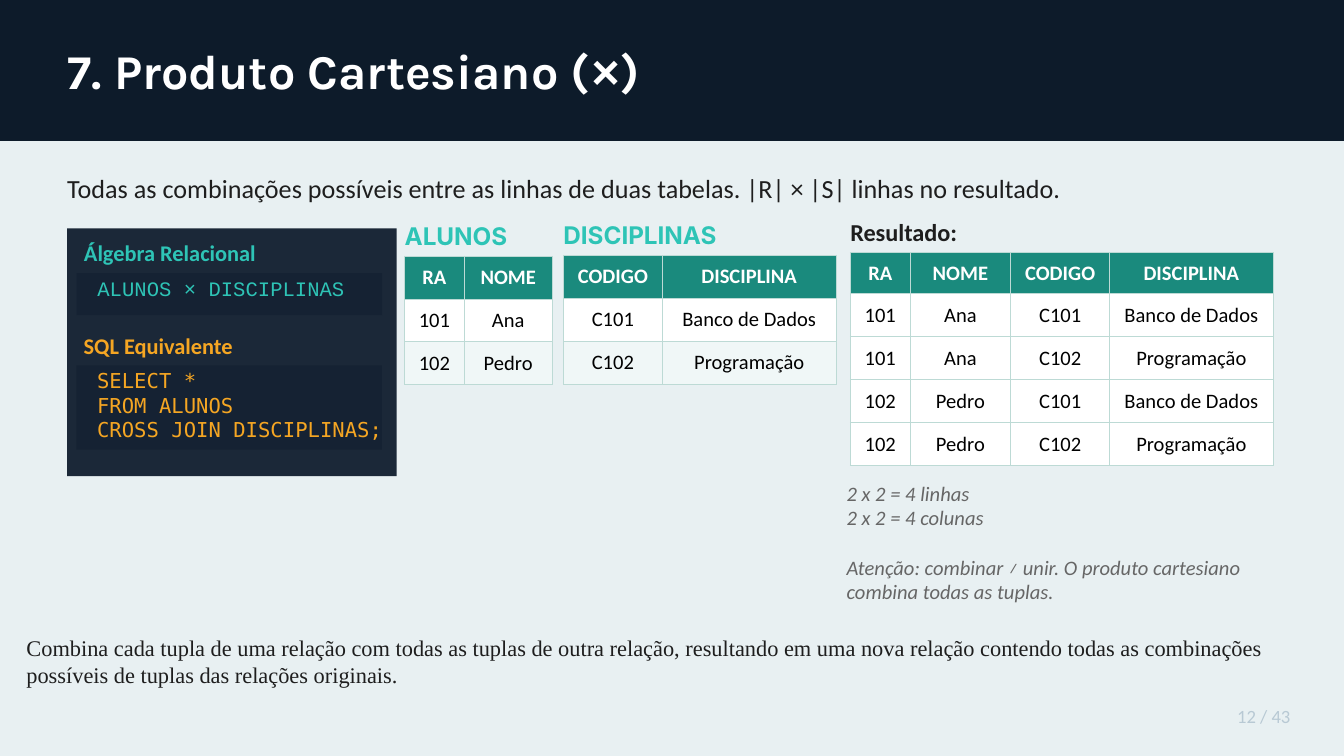
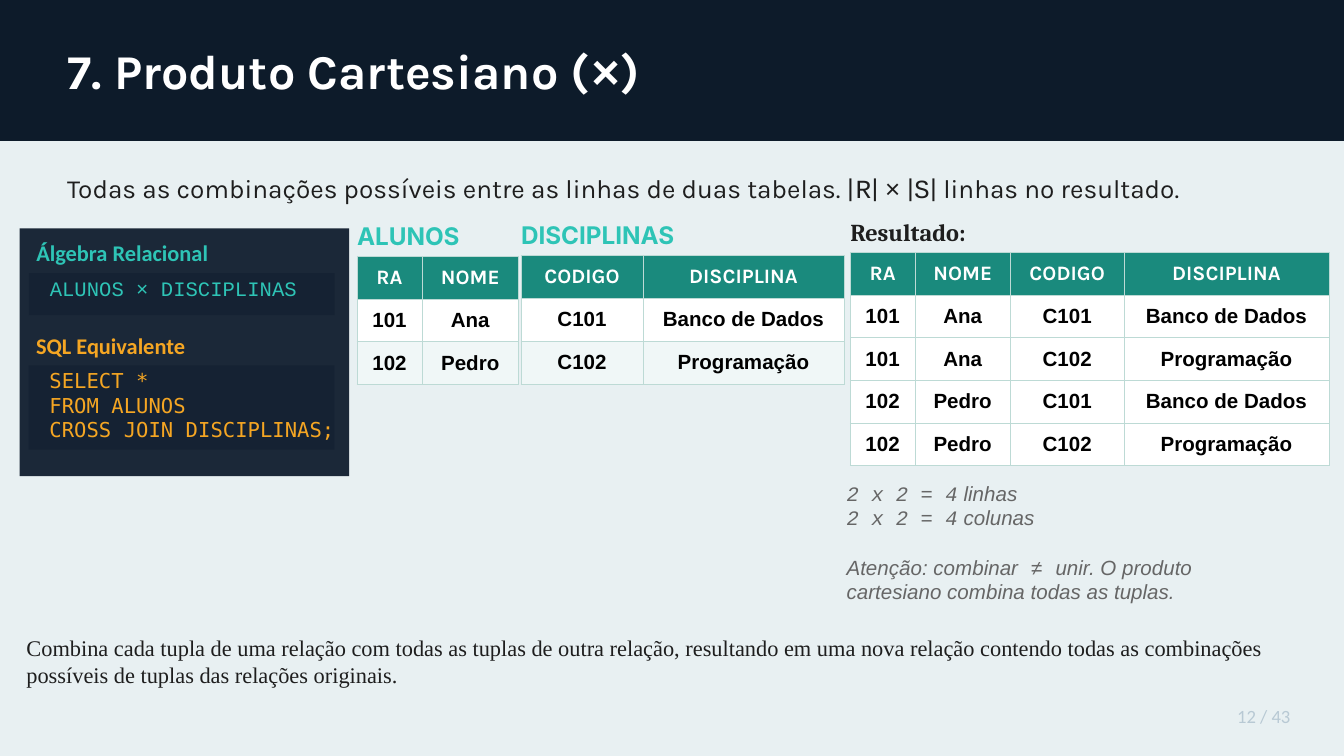
Before and after one commit to patrickaraujo/disc_BD, a slide deck: slide 14 of ARQ09/Bloco1/Algebra_Relacional_Teoria_e_Exercicios_v2.odp. Drawn at 1344x756 pixels with LibreOffice and Linux fonts; fonts in the diff are those of the drawing. Boxes give left, top, right and bottom in pixels: in the first picture for what was removed or moved away, otherwise in the second. Text is boxed around its words. In the diff, an @@ line names an element or a change of style, - is before the commit and + after.

```diff
--- a/ARQ09/Bloco1/Algebra_Relacional_Teoria_e_Exercicios_v2.odp
+++ b/ARQ09/Bloco1/Algebra_Relacional_Teoria_e_Exercicios_v2.odp
@@ text "Todas as combinações possíveis entre ..." at bbox=[67, 178, 1179, 204]: font Calibri to Karla; font Calibri to Courier New in "|R| × |S|" @@
@@ 4 texts, 1 rectangle: place and size @@
-4 texts, 1 rectangle at bbox=[67, 227, 507, 476]
+4 texts, 1 rectangle at bbox=[20, 227, 459, 476]
@@ text "Álgebra Relacional": place and size @@
-text "Álgebra Relacional" at bbox=[84, 243, 255, 265]
+text "Álgebra Relacional" at bbox=[36, 243, 208, 265]
@@ text "DISCIPLINAS": place and size @@
-text "DISCIPLINAS" at bbox=[563, 226, 716, 245]
+text "DISCIPLINAS" at bbox=[521, 226, 674, 245]
@@ text "Resultado:" at bbox=[850, 224, 965, 241]: font Calibri to Cambria @@
@@ table at bbox=[358, 255, 519, 384] @@
@@ font Calibri to Karla in "RA", "NOME" @@
@@ font Calibri to Arial, bold on in "101", "Ana", "102", "Pedro" @@
@@ table: place and size @@
-table at bbox=[405, 255, 552, 384]
+table at bbox=[358, 255, 519, 384]
@@ table at bbox=[521, 255, 845, 384] @@
@@ font Calibri to Karla in "CODIGO", "DISCIPLINA" @@
@@ font Calibri to Arial, bold on in "C101", "Banco de Dados", "C102", "Programação" @@
@@ table: place and size @@
-table at bbox=[563, 255, 836, 384]
+table at bbox=[521, 255, 845, 384]
@@ table at bbox=[851, 253, 1329, 466] @@
@@ font Calibri to Karla in "RA", "NOME", "CODIGO", "DISCIPLINA" @@
@@ font Calibri to Arial, bold on in "101", "Ana", "C101", "Banco de Dados" and 12 more places @@
@@ table: place and size @@
-table at bbox=[851, 253, 1275, 466]
+table at bbox=[851, 253, 1329, 466]
@@ rectangle: place and size @@
-rectangle at bbox=[77, 273, 382, 314]
+rectangle at bbox=[28, 273, 333, 314]
@@ rectangle: place and size @@
-rectangle at bbox=[77, 366, 382, 450]
+rectangle at bbox=[28, 366, 333, 450]
@@ text "2 x 2 = 4 ..." at bbox=[847, 486, 1192, 603]: font Calibri to Courier New in "2 x 2 = 4", "2 x 2 = 4", "≠"; font Calibri to Arial in "linhas", "colunas", "Atenção: combinar unir. O produto cartesiano combina ..." @@
```
Also in this commit, not shown: 11 other slides changed, 1 other file.
